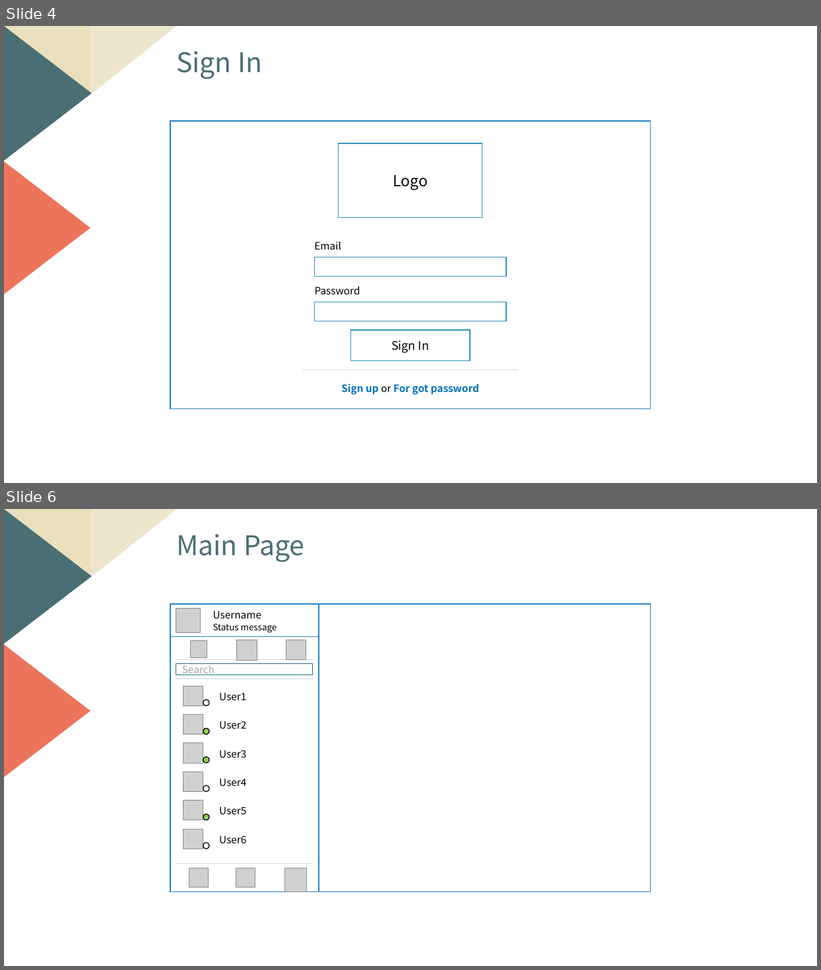
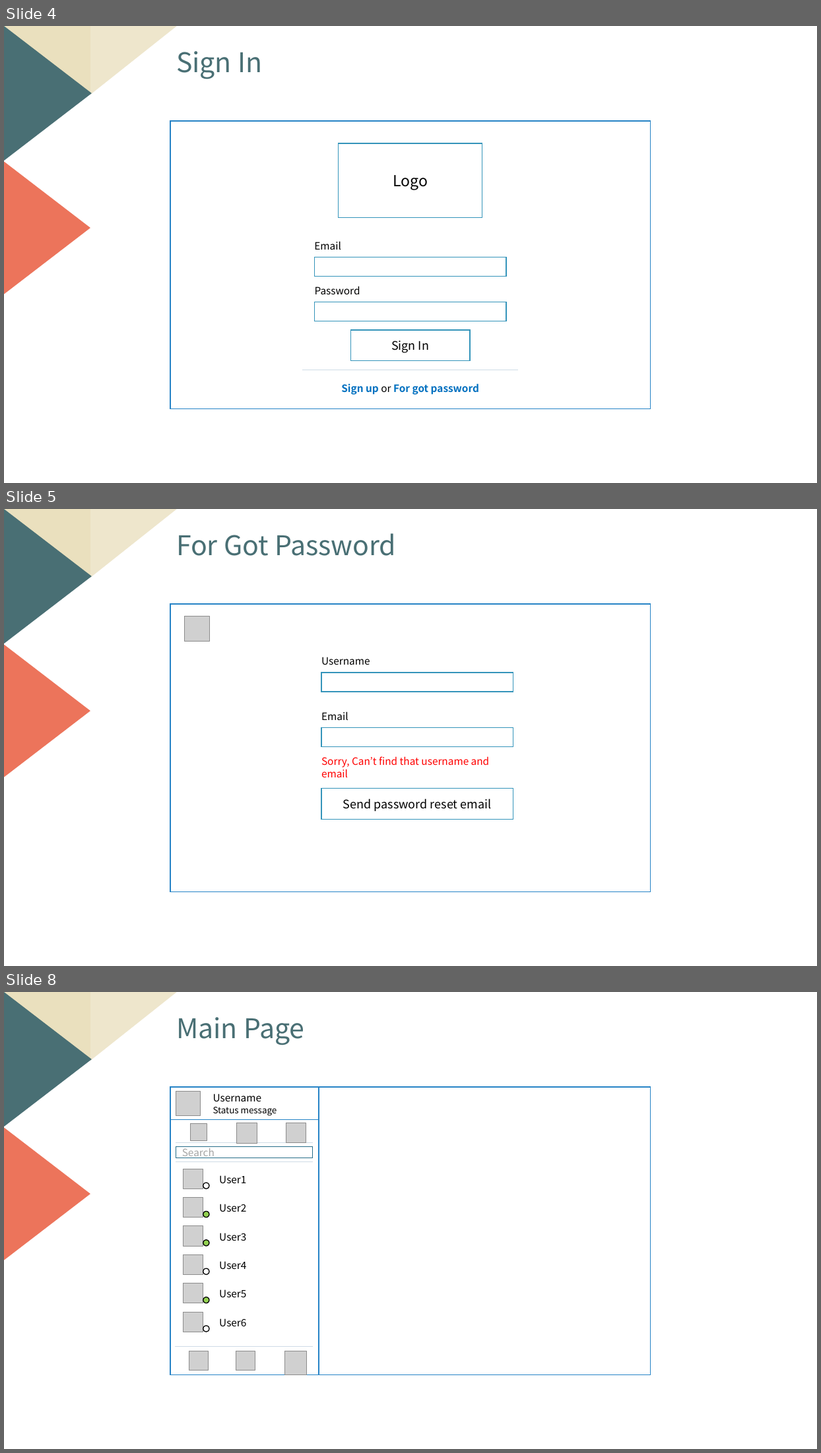
Before and after one commit to jhbaessi/coffee_beans, a slide deck: docs/GUI_Design_Concepts.pptx. Shown one above the other, each under a label of ours: slides 4 and 6 before the commit, slides 4, 5 and 8 after it; the slides between them are not shown. The pictures are 821x970 and 821x1453 pixels, drawn with LibreOffice and Linux fonts; fonts in the diff are those of the drawing; grey boxes stand for pictures. Boxes give left, top, right and bottom in pixels: in the first picture for what was removed or moved away, otherwise in the second. Text is boxed around its words. In the diff, an @@ line names an element or a change of style, - is before the commit and + after.

Commit message:
Add 'For got password' page

```diff
--- a/docs/GUI_Design_Concepts.pptx
+++ b/docs/GUI_Design_Concepts.pptx
@@ slide 5 added at (4, 509, 817, 966), background #FFFFFF; not listed: 4 template elements that a slide beside it also shows @@
@@ text added at (176, 533, 396, 556), 32 pt, text #496F74 @@
+For Got Password
@@ rectangle added at (170, 604, 651, 892), fill #FFFFFF, outline #2683C6 1 pt @@
@@ picture added at (185, 617, 209, 642) @@
@@ text added at (321, 657, 370, 665), 12 pt, text #000000 @@
+Username
@@ rectangle added at (322, 673, 514, 692), fill #FFFFFF, outline #3494BA 1 pt @@
@@ text added at (321, 712, 349, 720), 12 pt, text #000000 @@
+Email
@@ rectangle added at (322, 728, 514, 747), fill #FFFFFF, outline #3494BA 1 pt @@
@@ text added at (321, 757, 490, 778), 12 pt, text #FF0000 @@
+Sorry, Can’t find that username and email
@@ rectangle added at (322, 789, 514, 820), fill #FFFFFF, outline #3494BA 1 pt, 14 pt, text #000000 @@
+Send password reset email
@@ what was slide 6 is now slide 8 @@
```
Also in this commit, not shown: 3 slides changed, 1 other slide added.
